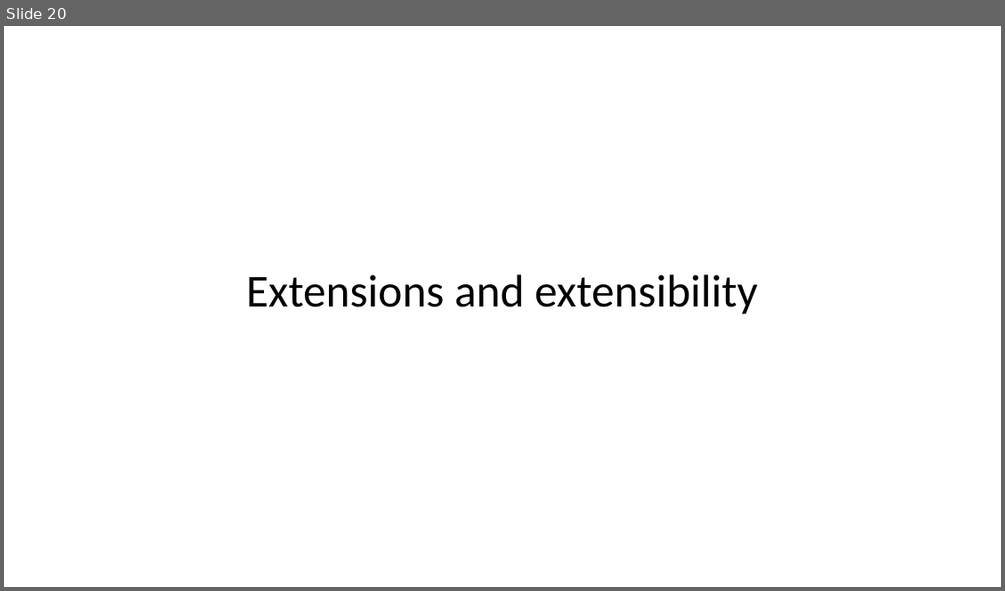
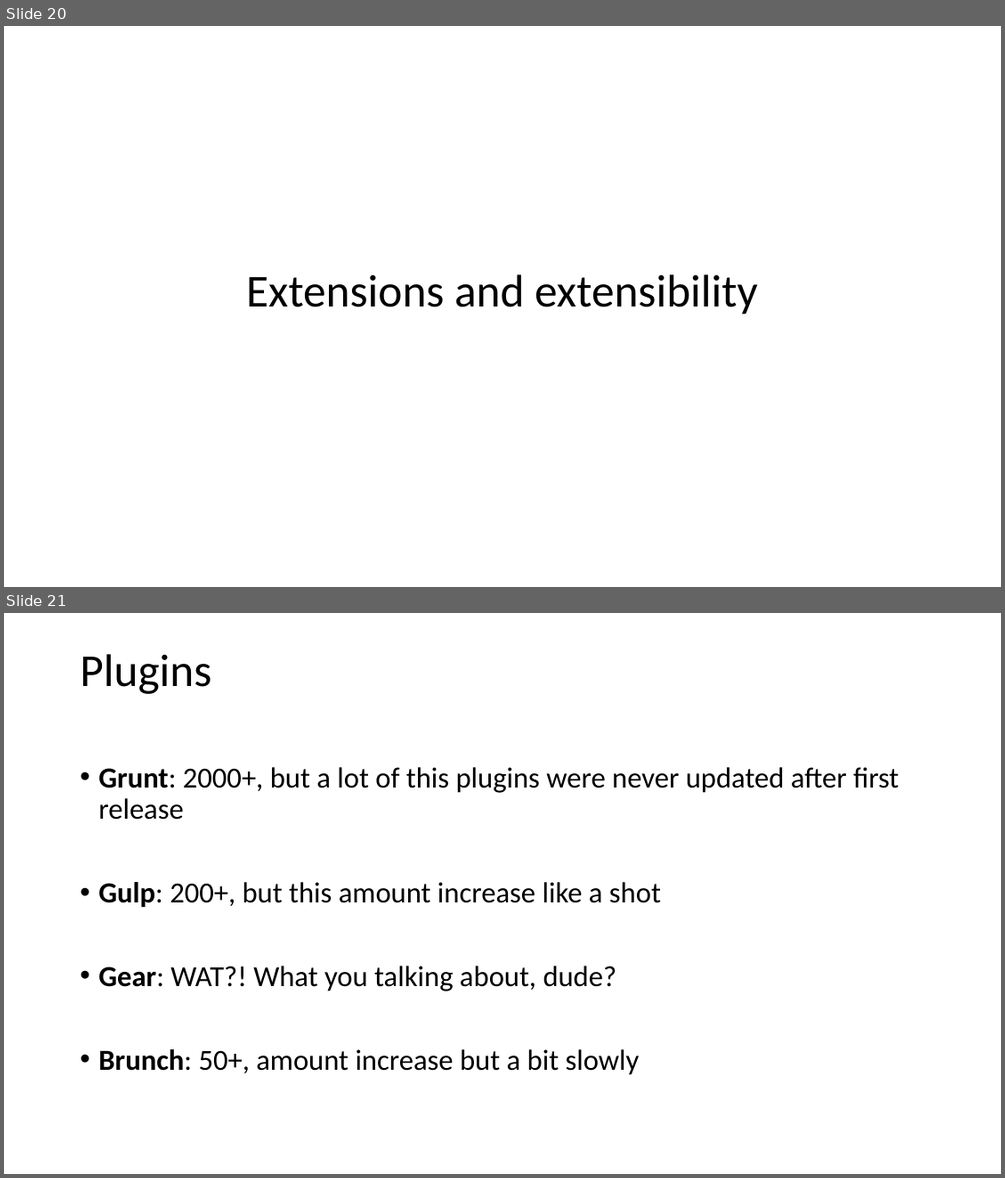
Before and after one commit to vba/presentations, a slide deck: build.js/build.js.pptx. Shown one above the other, each under a label of ours: slide 20 before the commit, slides 20 and 21 after it. The pictures are 1005x591 and 1005x1178 pixels, drawn with LibreOffice and Linux fonts; fonts in the diff are those of the drawing. Boxes give left, top, right and bottom in pixels: in the first picture for what was removed or moved away, otherwise in the second. Text is boxed around its words. In the diff, an @@ line names an element or a change of style, - is before the commit and + after.

```diff
--- a/build.js/build.js.pptx
+++ b/build.js/build.js.pptx
@@ slide 21 added at (x1=4, y1=613, x2=1001, y2=1174), background #FFFFFF @@
@@ title added at (x1=80, y1=654, x2=211, y2=694), 44 pt, text #000000 @@
+Plugins
@@ text added at (x1=98, y1=767, x2=898, y2=1075), 28 pt, text #000000 @@
+• Grunt: 2000+, but a lot of this plugins were never updated after first release
+• Gulp: 200+, but this amount increase like a shot
+• Gear: WAT?! What you talking about, dude?
+• Brunch: 50+, amount increase but a bit slowly
```
Also in this commit, not shown: 2 slides changed, 7 other slides added, 11 other files.
